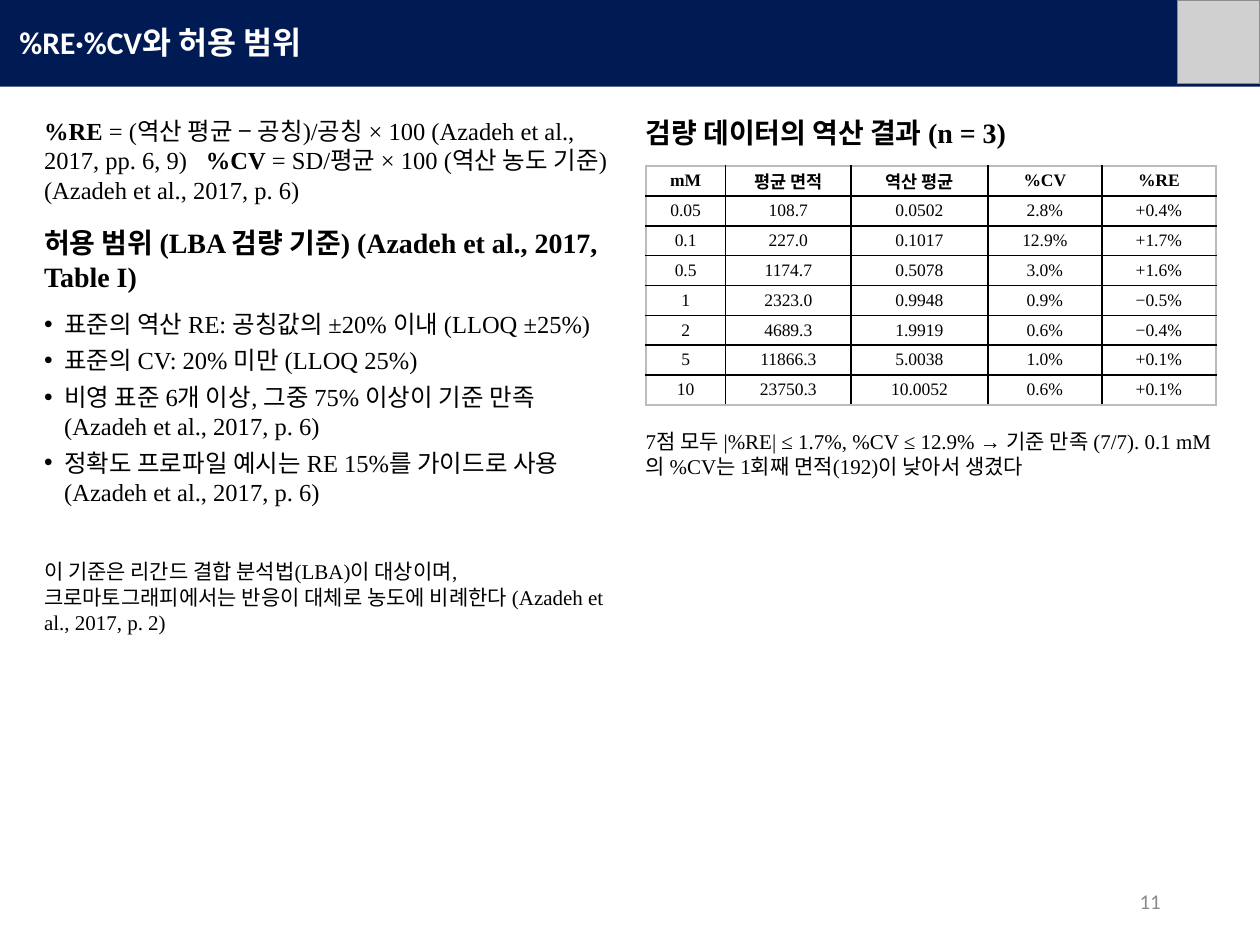
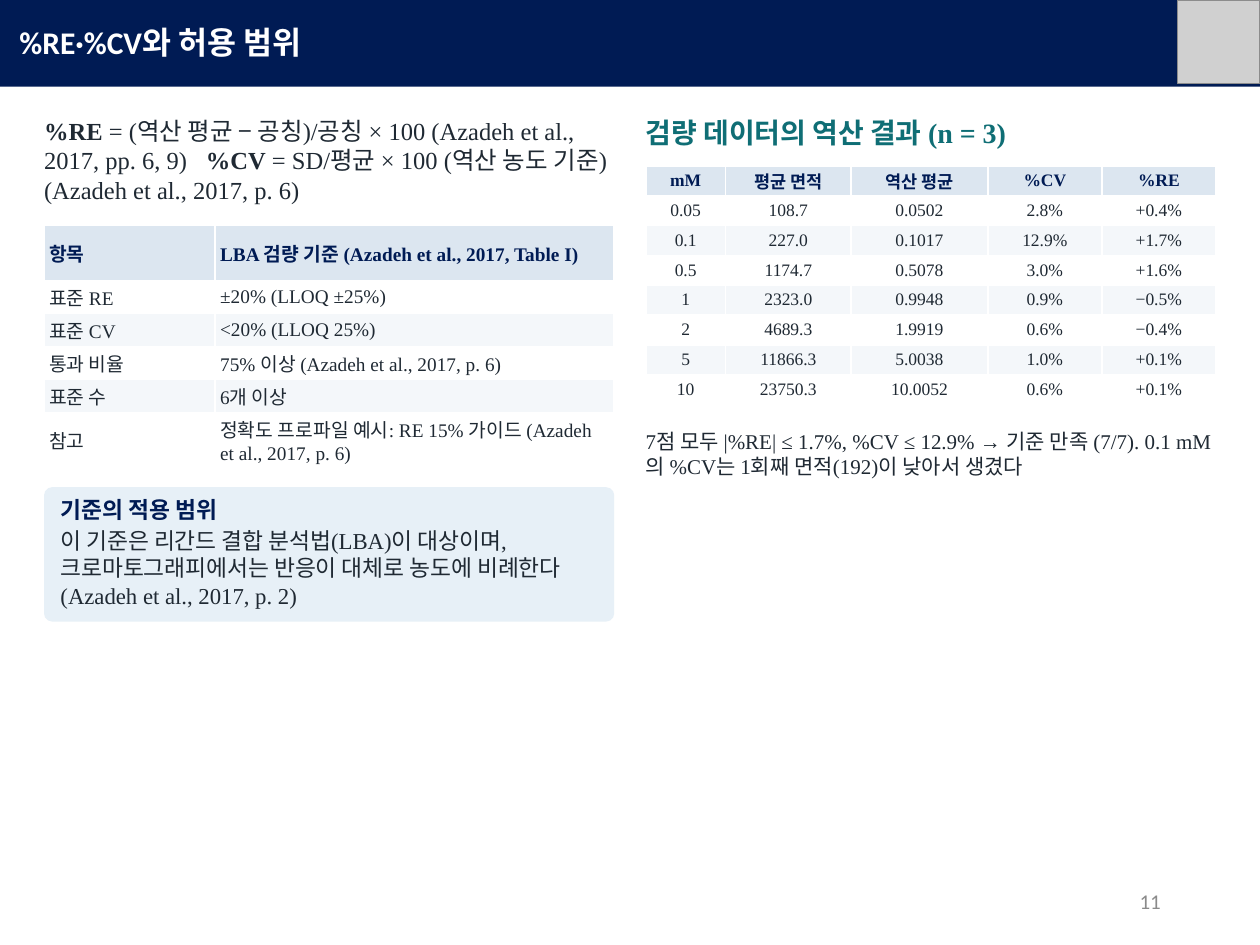
Before and after one commit to mingyu221/office, a slide deck: slide 11 of HPLC_formate_slides_KO.pptx. Drawn at 1260x945 pixels with LibreOffice and Linux fonts; fonts in the diff are those of the drawing; grey boxes stand for pictures. Boxes give left, top, right and bottom in pixels: in the first picture for what was removed or moved away, otherwise in the second. Text is boxed around its words. In the diff, an @@ line names an element or a change of style, - is before the commit and + after.

```diff
--- a/HPLC_formate_slides_KO.pptx
+++ b/HPLC_formate_slides_KO.pptx
@@ text "%RE = (역산 평균 − ..." at [44, 119, 607, 204]: text colour #000000 to #1F2933 @@
@@ text "검량 데이터의 역산 결과 (n ..." at [646, 119, 1006, 149]: text colour #000000 to #0F6E75 @@
@@ table at [645, 166, 1217, 404] @@
@@ fill none to #DCE6F0 in row 1 @@
@@ fill none to #FFFFFF in 20 cells @@
@@ fill none to #F4F7FA in 15 cells @@
@@ text colour #000000 to #001B54 in "mM", "평균 면적", "역산 평균", "%CV" and 1 more places @@
@@ text colour #000000 to #1F2933 @@
@@ borders changed @@
@@ text removed at [44, 229, 598, 292] @@
-허용 범위 (LBA 검량 기준) (Azadeh et al., 2017, Table I)
@@ table added at [44, 226, 615, 468], 6 rows, 2 columns @@
+항목 | LBA 검량 기준 (Azadeh et al., 2017, Table I)
+표준 RE | ±20% (LLOQ ±25%)
+표준 CV | <20% (LLOQ 25%)
+통과 비율 | 75% 이상 (Azadeh et al., 2017, p. 6)
+표준 수 | 6개 이상
+참고 | 정확도 프로파일 예시: RE 15% 가이드 (Azadeh et al., 2017, p. 6)
@@ text removed at [64, 312, 591, 507] @@
-• 표준의 역산 RE: 공칭값의 ±20% 이내 (LLOQ ±25%)
-• 표준의 CV: 20% 미만 (LLOQ 25%)
-• 비영 표준 6개 이상, 그중 75% 이상이 기준 만족 (Azadeh et al., 2017, p. 6)
-• 정확도 프로파일 예시는 RE 15%를 가이드로 사용 (Azadeh et al., 2017, p. 6)
@@ text "7점 모두 |%RE| ≤ 1.7%, ..." at [646, 431, 1171, 478]: text colour #000000 to #1F2933 @@
@@ rounded rectangle added at [44, 488, 615, 622], fill #E7F0F7 @@
@@ text at [60, 499, 217, 520]: paragraph added @@
+기준의 적용 범위
@@ text "기준의 적용 범위": place and size @@
-text "기준의 적용 범위" at [44, 561, 603, 635]
+text "기준의 적용 범위" at [60, 499, 560, 609]
@@ text at [60, 530, 560, 609]: size 12 to 13 pt, text colour #000000 to #1F2933; less space between paragraphs @@
```
Also in this commit, not shown: 12 other slides changed, 3 other files.
